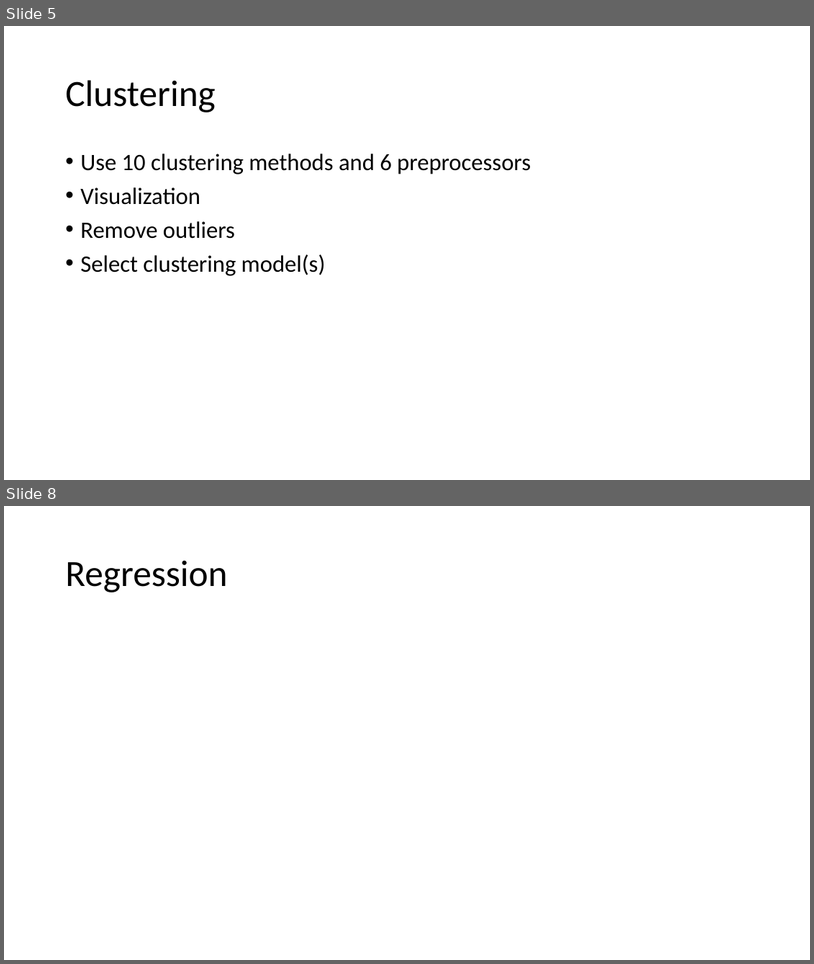
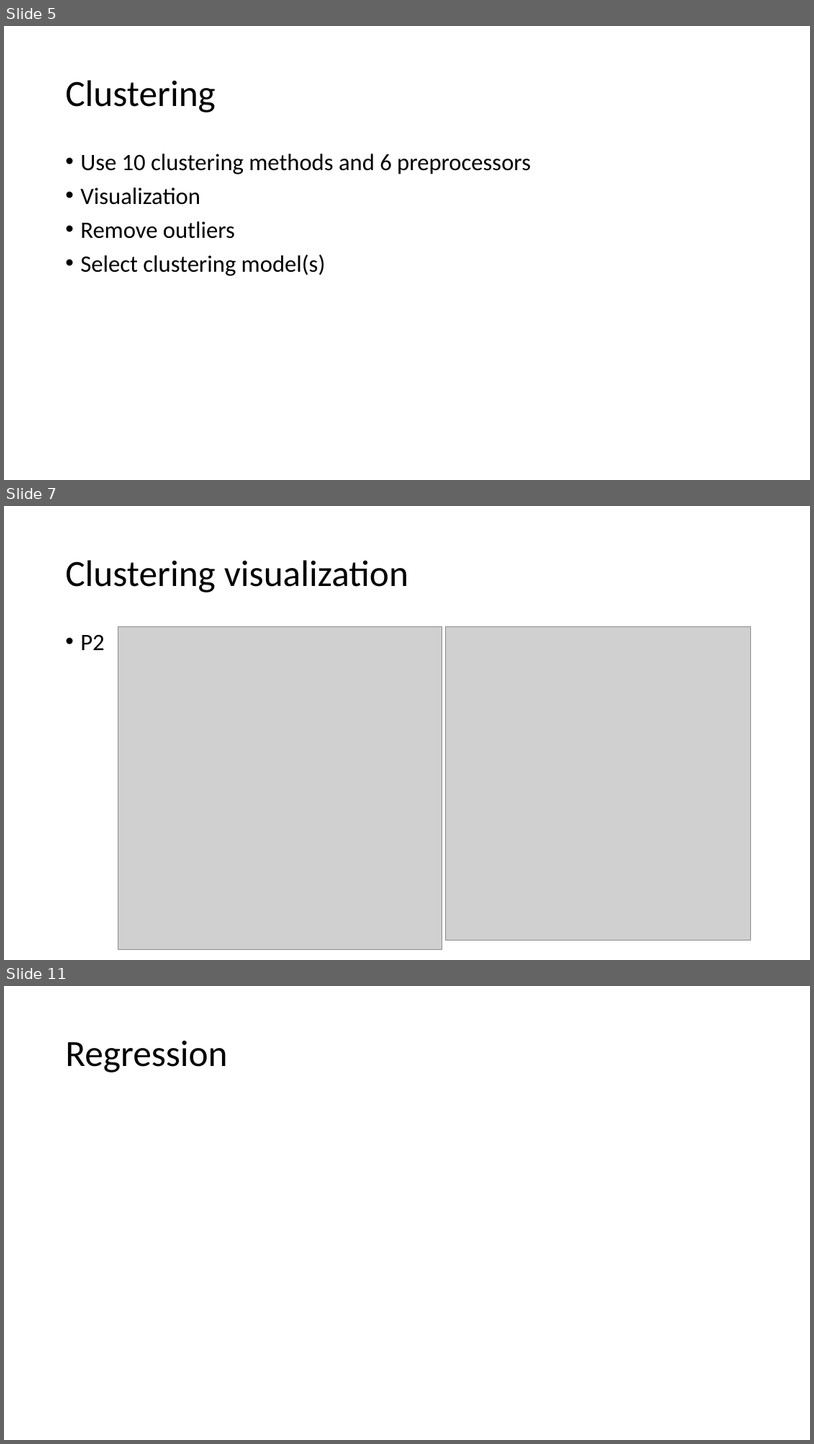
Before and after one commit to GXG-CS/Smart-Cameras, a slide deck: Benchmark.pptx. Shown one above the other, each under a label of ours: slides 5 and 8 before the commit, slides 5, 7 and 11 after it; the slides between them are not shown. The pictures are 814x964 and 814x1444 pixels, drawn with LibreOffice and Linux fonts; fonts in the diff are those of the drawing; grey boxes stand for pictures. Boxes give left, top, right and bottom in pixels: in the first picture for what was removed or moved away, otherwise in the second. Text is boxed around its words. In the diff, an @@ line names an element or a change of style, - is before the commit and + after.

```diff
--- a/Benchmark.pptx
+++ b/Benchmark.pptx
@@ slide 7 added at [4,506,810,960], background #FFFFFF @@
@@ title added at [65,560,409,592], 44 pt, text #000000 @@
+Clustering visualization
@@ text added at [80,634,104,650], 28 pt, text #000000 @@
+• P2
@@ picture added at [118,627,442,950] @@
@@ picture added at [446,627,751,940] @@
@@ what was slide 8 is now slide 11 @@
```
Also in this commit, not shown: 1 slide changed, 3 other slides added, 1 slide removed, 13 other files.
